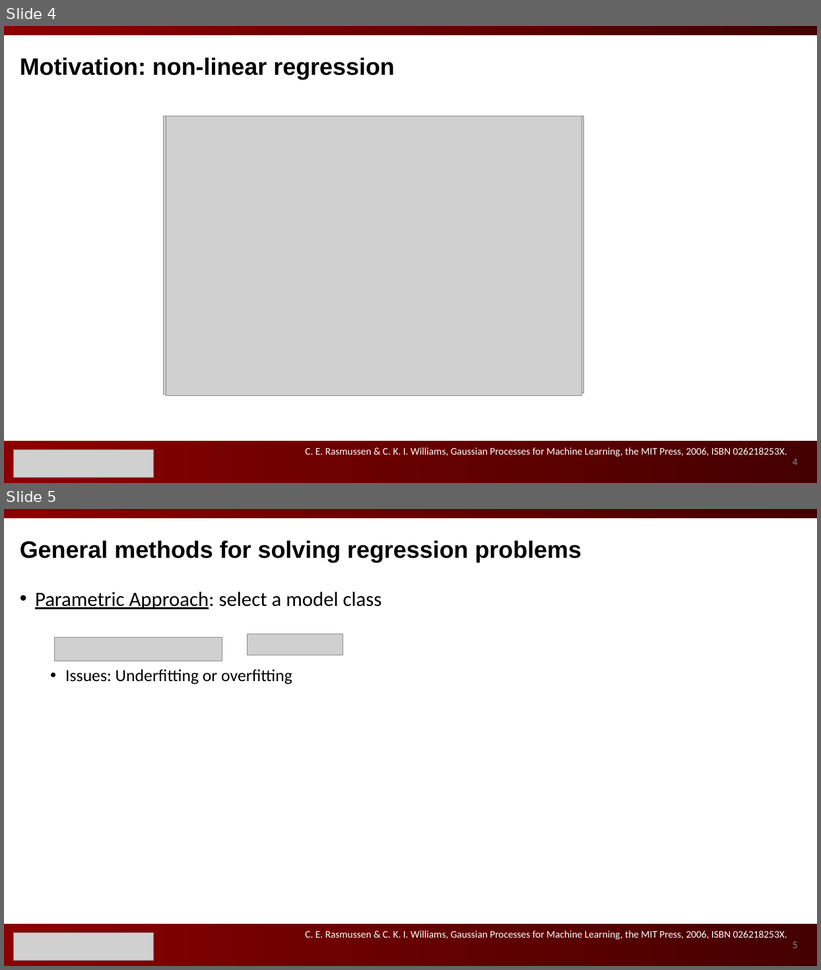
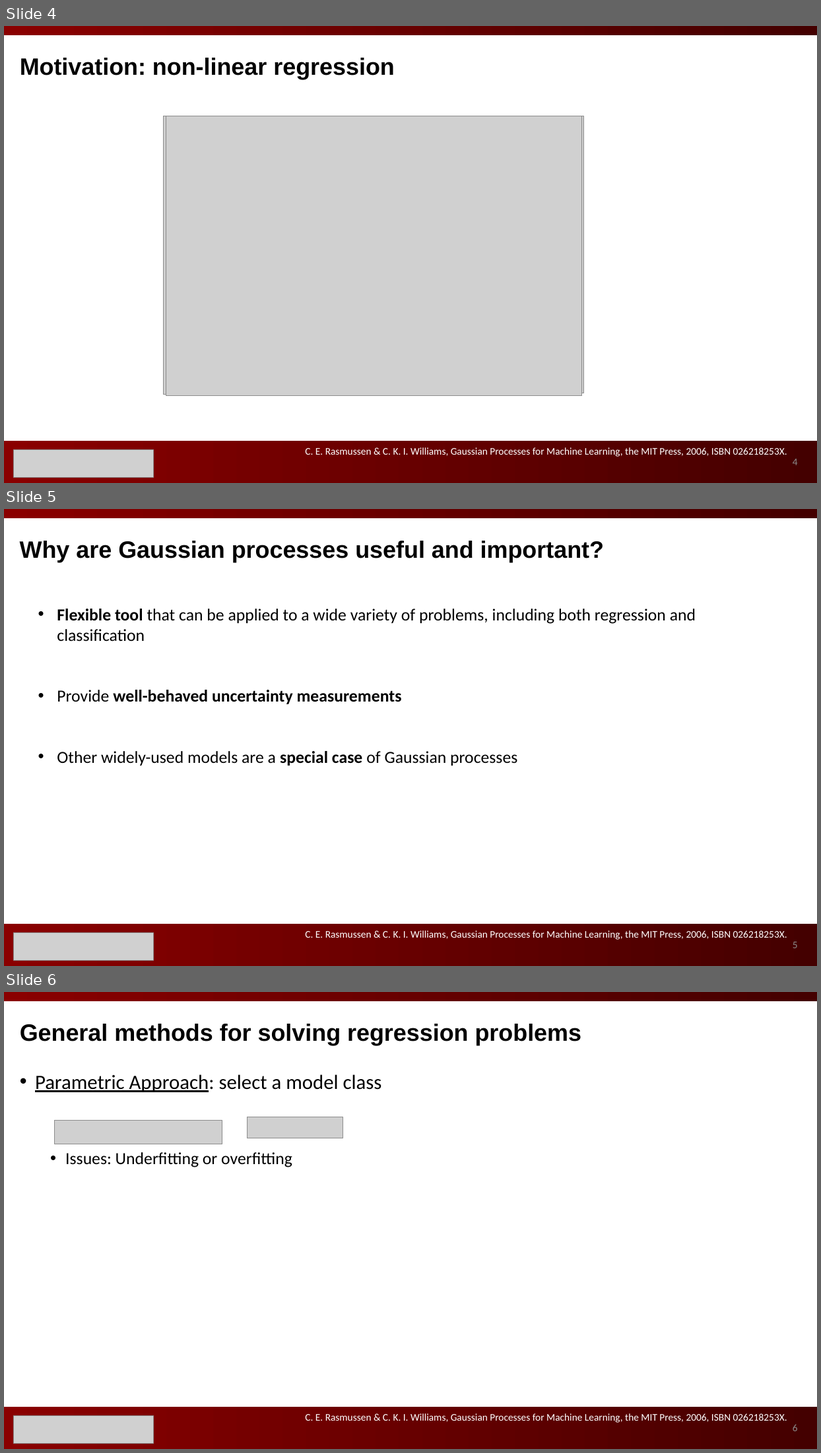
Before and after one commit to ks8/machine-learning-for-structure, a slide deck: Gaussian Processes for Machine Learning 3.pptx. Shown one above the other, each under a label of ours: slides 4 and 5 before the commit, slides 4, 5 and 6 after it. The pictures are 821x970 and 821x1453 pixels, drawn with LibreOffice and Linux fonts; fonts in the diff are those of the drawing; grey boxes stand for pictures. Boxes give left, top, right and bottom in pixels: in the first picture for what was removed or moved away, otherwise in the second. Text is boxed around its words. In the diff, an @@ line names an element or a change of style, - is before the commit and + after.

```diff
--- a/Gaussian Processes for Machine Learning 3.pptx
+++ b/Gaussian Processes for Machine Learning 3.pptx
@@ slide 5 added at [4,509,817,966], background #FFFFFF @@
@@ rectangle added at [4,509,817,518], fill gradient #8A0000 to #440000 @@
@@ text added at [20,541,604,562], 28 pt, text #000000, bold @@
+Why are Gaussian processes useful and important?
@@ text added at [57,609,696,766], 20 pt, text #000000 @@
+• Flexible tool that can be applied to a wide variety of problems, including both regression and classification
+• Provide well-behaved uncertainty measurements
+• Other widely-used models are a special case of Gaussian processes
@@ rectangle added at [4,923,817,966], fill gradient #8A0000 to #440000 @@
@@ picture added at [14,933,153,961] @@
@@ text added at [305,931,787,940], 12 pt, text #FFFFFF @@
+C. E. Rasmussen & C. K. I. Williams, Gaussian Processes for Machine Learning, the MIT Press, 2006, ISBN 026218253X.
@@ page number added at [793,942,798,949], 12 pt, text #8C8C8C @@
+5
@@ what was slide 5 is now slide 6 @@
@@ page number at [793,1424,798,1432]: text changed @@
-5
+6
```
Also in this commit, not shown: 8 slides changed, 9 other slides added, 16 slides removed, 2 other files.
